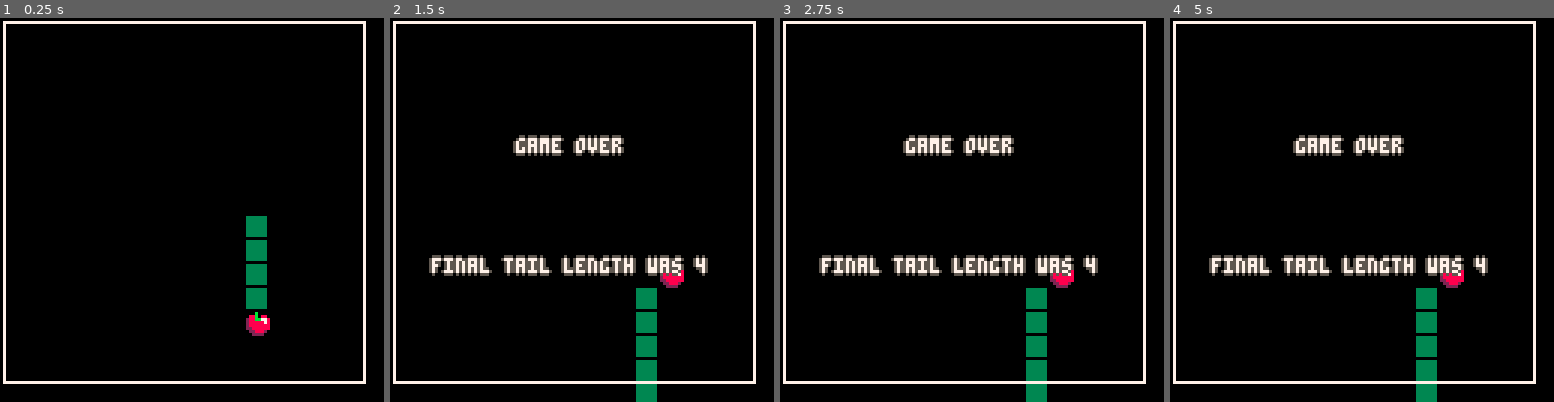
Above: before the commit, frames 1-4 (left to right).
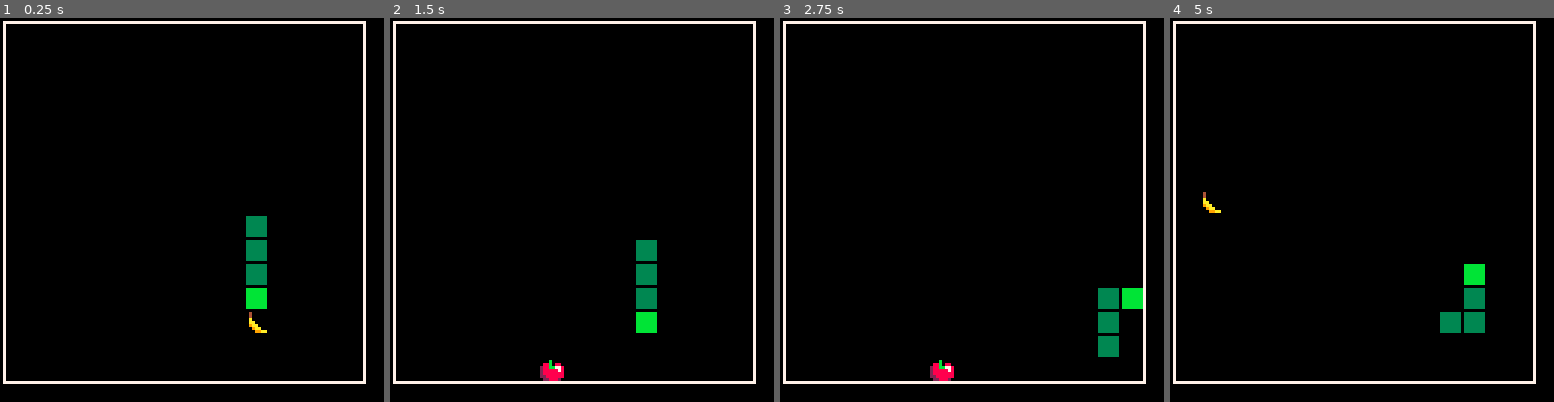
Above: after the commit, the same moments.

Repository: andrewedstrom/fruititarian-snecko
Game: PICO-8 cartridge snake.p8
Same seed, same stepped clock (60 frames per second), same inputs: the game is played once before the commit and once after it.
Inputs:
- Up to frame 1 (0.25 s): no input
- Up to frame 2 (1.5 s): tap X (X key) at 0.33, 1.07 s; tap O (Z key) at 0.7 s
- Up to frame 3 (2.75 s): hold Right 1.6-2.1 s; tap O (Z key) at 1.7, 2.1, 2.5 s; tap X (X key) at 1.85 s; hold Up 2.15-2.42 s; hold Right from 2.47 s (still down)
- Up to frame 4 (5 s): tap O (Z key) every 0.4 s from 2.9 to 4.9 s; tap X (X key) at 2.97, 4.08 s; release Right at 3.03 s; hold Left 3.08-3.58 s; hold Down 3.63-3.97 s; hold Right 4.02-4.68 s; hold Up from 4.73 s (still down)

The runs differ from the first frame. In frame 1, 0.6% of the frame differs, in the area x 64-71%, y 70-83%; in frame 2, 6.1%; in frame 3, 7.1%, in the area x 10-95%, y 30-100%; in frame 4, 6.9%.

Commit message:
add bananas, ability to restart, update label

Diff:
--- a/snake.p8
+++ b/snake.p8
@@ -9,30 +9,41 @@
 local grid_size=8
 local frames
 local tails
-local apple
-local game_over=false
+local fruit
+local game_over
 
 function _init()
+    new_game()
+end
+
+function new_game()
+    sfx(2)
     frames=0
     player=make_player()
-    apple=new_apple()
+    fruit=new_fruit()
+    game_over=false
 end
 
 function _update()
     if not game_over then
         frames+=1
         player:update()
+    else
+        if btn(4) or btn(5) then
+            new_game()
+        end
     end
 end
 
 function _draw()
     cls()
     player:draw()
-    apple:draw()
+    fruit:draw()
     draw_board()
     if game_over then
-        centered_print("game over",board_length*grid_size/2,board_length*grid_size/3,7,5)
-        centered_print("final tail length was "..player.tail_length,board_length*grid_size/2,2*board_length*grid_size/3,7,5)
+        centered_print("game over",board_length*grid_size/2,board_length*grid_size/4,7,6)
+        centered_print("final tail length was "..player.tail_length,board_length*grid_size/2,board_length*grid_size/4 +16,7,6)
+        centered_print("press \x97 to try again", board_length*grid_size/2, 3*board_length*grid_size/4, 7, 6)
     end
 end
 
@@ -49,14 +60,13 @@
         {x=10,y=9}
       },
       draw=function(self)
-        draw_block(self.x,self.y,3)
-        -- spr(2,self.x*grid_size+2,self.y*grid_size+2)
         for block in all(self.tail_blocks) do
             draw_block(block.x,block.y,3)
         end
+        draw_block(self.x,self.y,11)
       end,
       update=function(self)
-        if frames % 6 == 0 then
+        if frames % 5 == 0 then
             frames=0
             add(self.tail_blocks,{x=self.x,y=self.y})
             if #self.tail_blocks>self.tail_length then
@@ -64,10 +74,10 @@
             end
             self.x+=self.dx
             self.y+=self.dy
-            if self.x == apple.x and self.y==apple.y then
+            if self.x == fruit.x and self.y==fruit.y then
                 sfx(0)
                 self.tail_length+=1
-                apple=new_apple()
+                fruit=new_fruit()
             end
 
             for block in all(self.tail_blocks) do
@@ -108,7 +118,7 @@
     sfx(1)
 end
 
-function new_apple()
+function new_fruit()
     local unfilled_place=false
     local x,y
     repeat
@@ -119,13 +129,20 @@
                 unfilled_place=false
             end
         end
+
+        if player.x == x and player.y==y then
+             unfilled_place=false
+        end
     until unfilled_place==true
+
+    local fruit_sprites={1,2}
+    local sprite=fruit_sprites[flr(rnd(#fruit_sprites))+1]
 
     return {
         x=x,
         y=y,
         draw=function(self)
-            spr(1,self.x*grid_size+2,self.y*grid_size+2)
+            spr(sprite,self.x*grid_size+2,self.y*grid_size+2)
         end
     }
 end
Not shown, changed: 138 lines of the sprite sheet (__gfx__) section of snake.p8
Not shown, changed: the thumbnail (__label__) section of snake.p8
Not shown, changed: the sound effects (__sfx__) section of snake.p8
